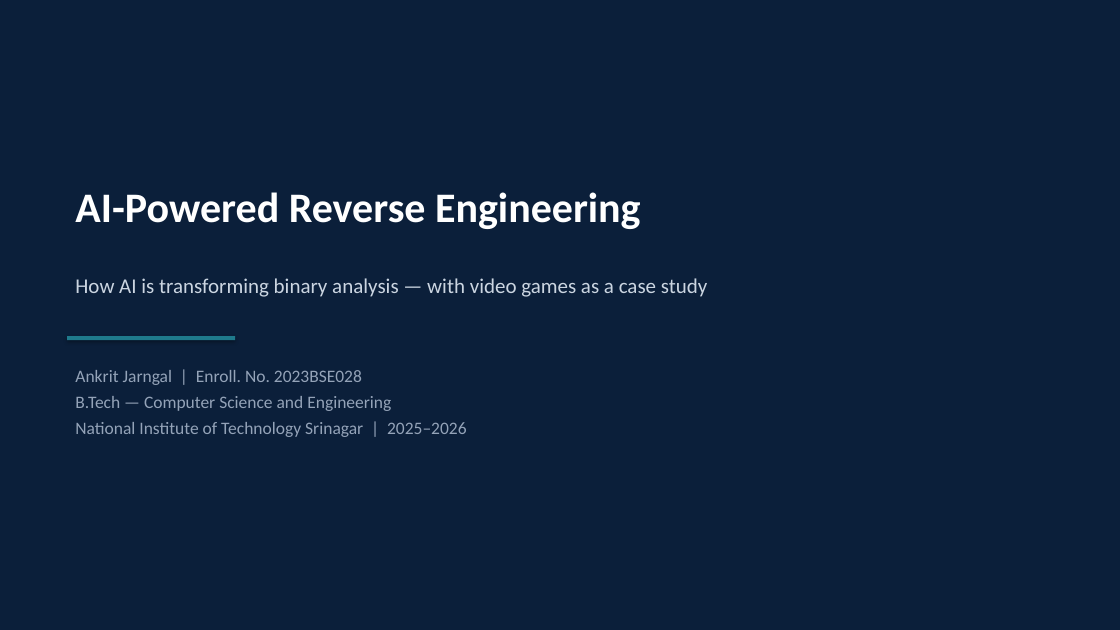
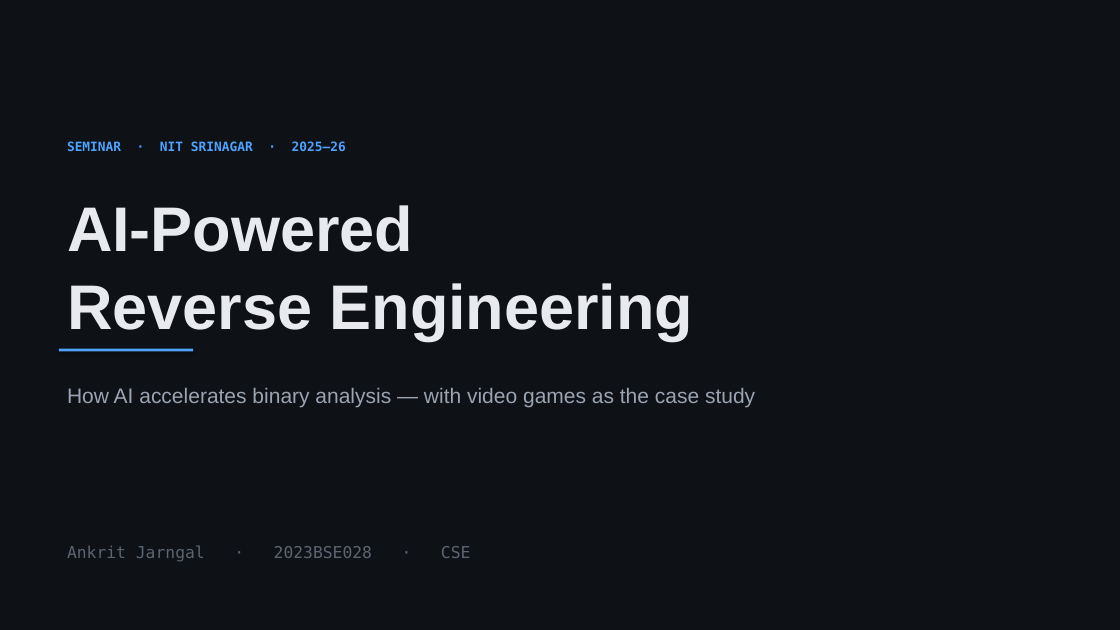
Before and after one commit to Ankritjarngal/coding-platform-assignment, a slide deck: slide 1 of seminar/Ankrit_Jarngal_2023BSE028_Seminar_PPT.pptx. Drawn at 1120x630 pixels with LibreOffice and Linux fonts; fonts in the diff are those of the drawing. Boxes give left, top, right and bottom in pixels: in the first picture for what was removed or moved away, otherwise in the second. Text is boxed around its words. In the diff, an @@ line names an element or a change of style, - is before the commit and + after.

```diff
--- a/seminar/Ankrit_Jarngal_2023BSE028_Seminar_PPT.pptx
+++ b/seminar/Ankrit_Jarngal_2023BSE028_Seminar_PPT.pptx
@@ background #0B1F3A to #0E1116 @@
@@ text added at bbox=[67, 141, 346, 151], 11 pt, text #4DA3FF, bold @@
+SEMINAR · NIT SRINAGAR · 2025–26
@@ text at bbox=[67, 205, 694, 341]: text changed; size 36 to 54 pt; font Calibri to Arial; text colour #FFFFFF to #E8EAED @@
-AI-Powered Reverse Engineering
+AI-Powered
+Reverse Engineering
@@ rectangle: place and size @@
-rectangle at bbox=[67, 336, 235, 340]
+rectangle at bbox=[59, 349, 193, 351]
@@ rectangle at bbox=[59, 349, 193, 351]: fill #1F7A8C to #4DA3FF @@
@@ text at bbox=[67, 388, 755, 407]: text changed; font Calibri to Arial; text colour #CBD5E1 to #9AA4B2 @@
-How AI is transforming binary analysis — with video games as a case study
+How AI accelerates binary analysis — with video games as the case study
@@ text removed at bbox=[75, 370, 467, 437] @@
-Ankrit Jarngal | Enroll. No. 2023BSE028
-B.Tech — Computer Science and Engineering
-National Institute of Technology Srinagar | 2025–2026
@@ text added at bbox=[67, 545, 471, 562], 14 pt, text #5B6572 @@
+Ankrit Jarngal · 2023BSE028 · CSE
```
Also in this commit, not shown: 4 other slides changed, 4 slides added, 4 slides removed, 9 other files.
